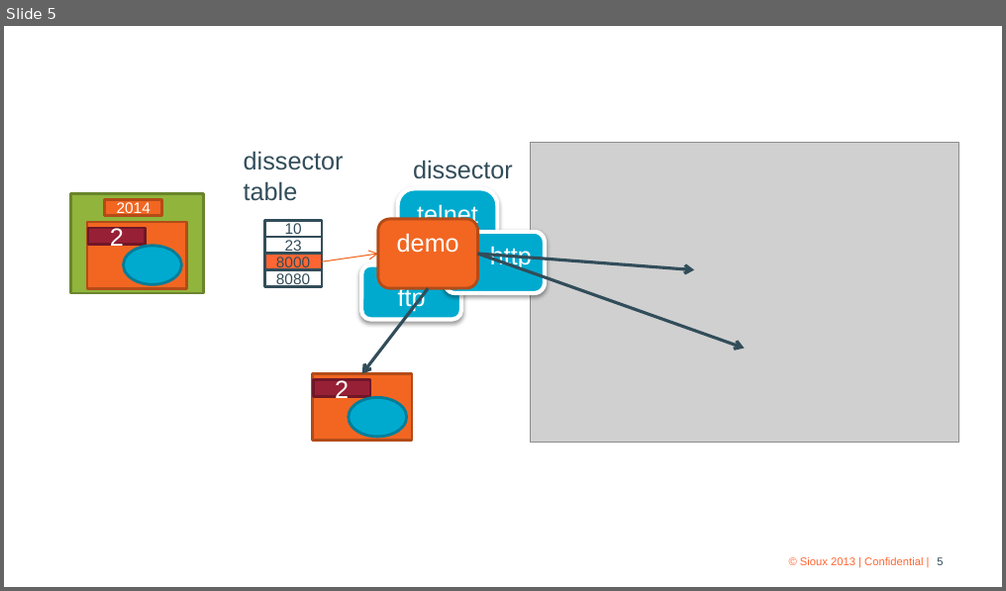
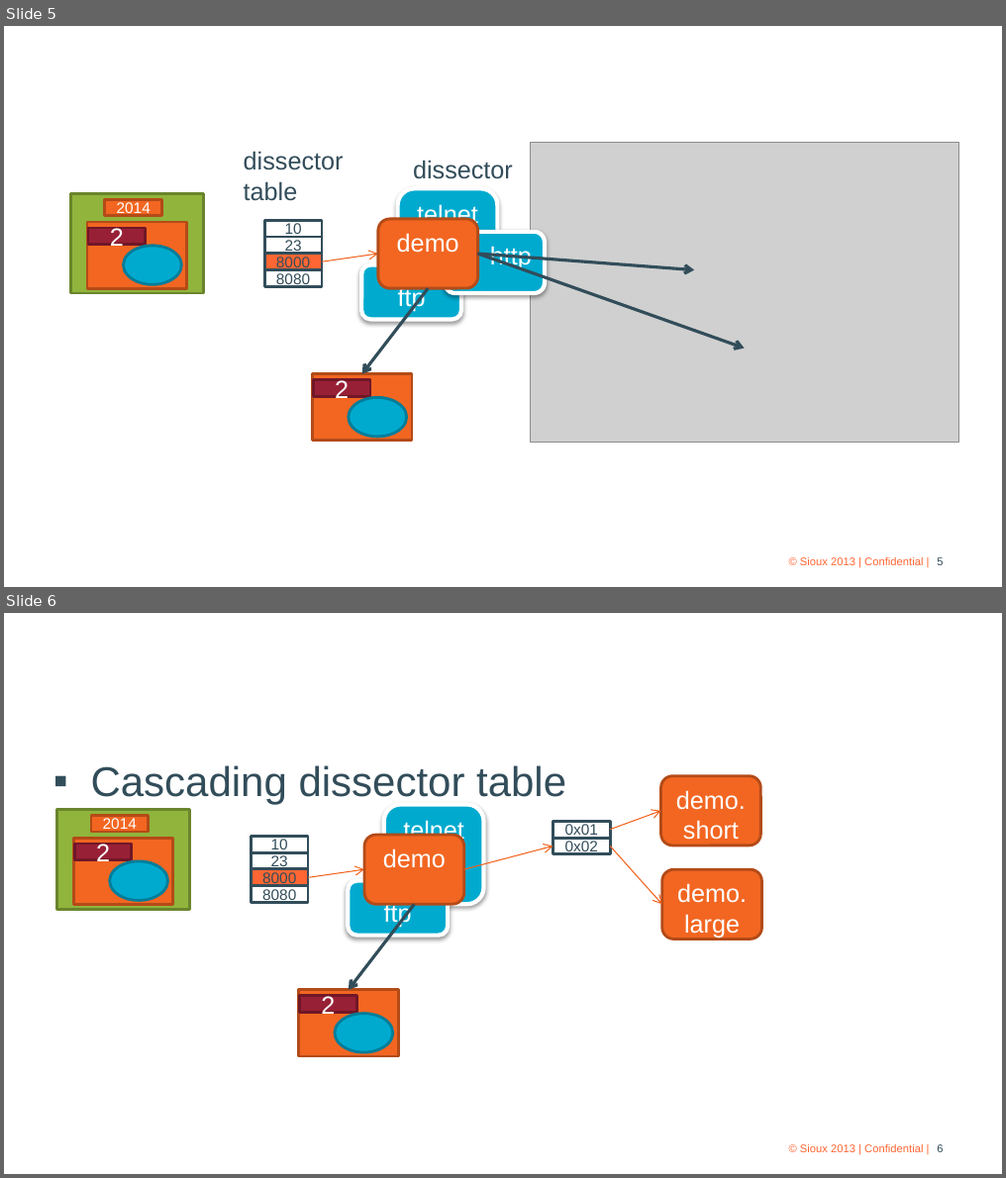
Before and after one commit to xtofl/wiresharkdemo, a slide deck: Lua Wireshark Dissectors.pptx. Shown one above the other, each under a label of ours: slide 5 before the commit, slides 5 and 6 after it. The pictures are 1006x591 and 1006x1178 pixels, drawn with LibreOffice and Linux fonts; fonts in the diff are those of the drawing; grey boxes stand for pictures; background and template pictures are left out. Boxes give left, top, right and bottom in pixels: in the first picture for what was removed or moved away, otherwise in the second. Text is boxed around its words. In the diff, an @@ line names an element or a change of style, - is before the commit and + after.

Commit message:
[doc] add cascading dissector table

```diff
--- a/Lua Wireshark Dissectors.pptx
+++ b/Lua Wireshark Dissectors.pptx
@@ slide 6 added at <box>4,613,1002,1174</box>, background picture (left out) @@
@@ text added at <box>91,765,566,805</box>, 30 pt, text #324D5A @@
+▪ Cascading dissector table
@@ rounded rectangle added at <box>660,775,760,846</box>, fill #F26621, outline #B34B18 2 pt, 18 pt, text #FFFFFF @@
+demo.short
@@ rounded rectangle added at <box>384,805,484,904</box>, fill #00AACF, outline #FFFFFF 3 pt, 18 pt, text #FFFFFF @@
+telnet
@@ arrow added from (610, 830) to (660, 811), #F2621B 0.75 pt @@
@@ rounded rectangle added at <box>364,835,464,904</box>, fill #F26621, outline #B34B18 2 pt, 18 pt, text #FFFFFF @@
+demo
@@ arrow added from (464, 869) to (552, 847), #F2621B 0.75 pt @@
@@ rectangle added at <box>552,822,610,839</box>, fill #FFFFFF, outline #324D5A 2 pt, 11 pt, text #324D5A @@
+0x01
@@ rectangle added at <box>552,838,610,855</box>, fill #FFFFFF, outline #324D5A 2 pt, 11 pt, text #324D5A @@
+0x02
@@ arrow added from (610, 847) to (662, 904), #F2621B 0.75 pt @@
@@ group added at <box>56,810,189,909</box>: 4 rectangles, 1 ellipse @@
+2014
+2
@@ arrow added from (308, 877) to (364, 869), #F2621B 0.75 pt @@
@@ rounded rectangle added at <box>662,869,762,940</box>, fill #F26621, outline #B34B18 2 pt, 18 pt, text #FFFFFF @@
+demo.large
@@ group added at <box>251,837,307,903</box>: 4 rectangles @@
+10
+23
+8000
+8080
@@ rounded rectangle added at <box>349,880,449,936</box>, fill #00AACF, outline #FFFFFF 3 pt, 18 pt, text #FFFFFF @@
+ftp
@@ arrow added from (414, 904) to (349, 990), #324D5A 2.25 pt @@
@@ rectangle added at <box>298,990,398,1058</box>, fill #F26621, outline #B34B18 2 pt @@
@@ rectangle added at <box>299,996,356,1013</box>, fill #982036, outline #701828 2 pt, 18 pt, text #FFFFFF @@
+2
@@ ellipse added at <box>335,1013,392,1053</box>, fill #00AACF, outline #007E99 2 pt @@
@@ text added at <box>800,1145,923,1153</box>, 8 pt, text #FF6633 @@
+© Sioux 2013 | Confidential |
@@ page number added at <box>937,1145,943,1153</box>, 8 pt, text #324D5A @@
+6
```
